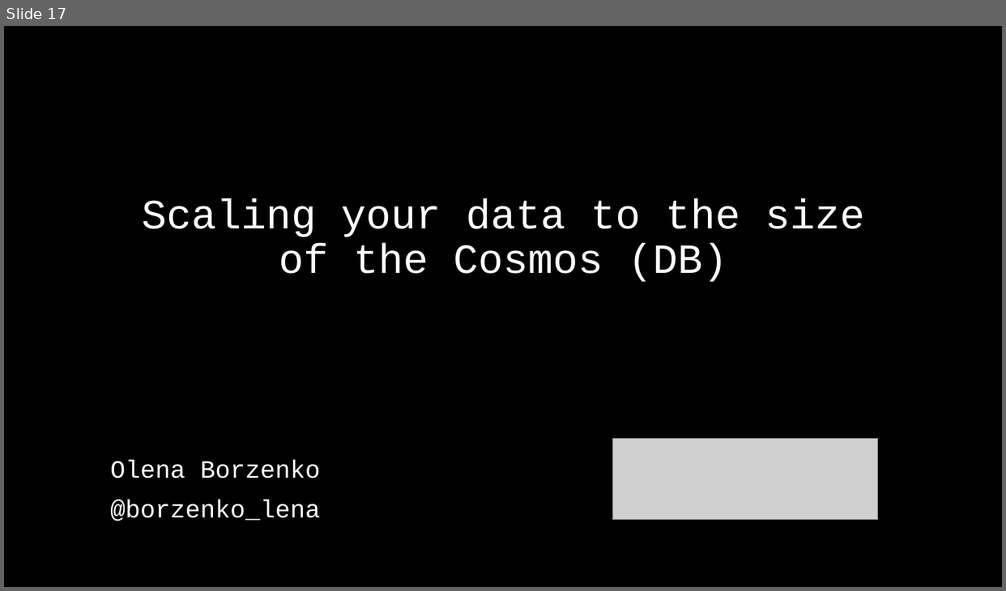
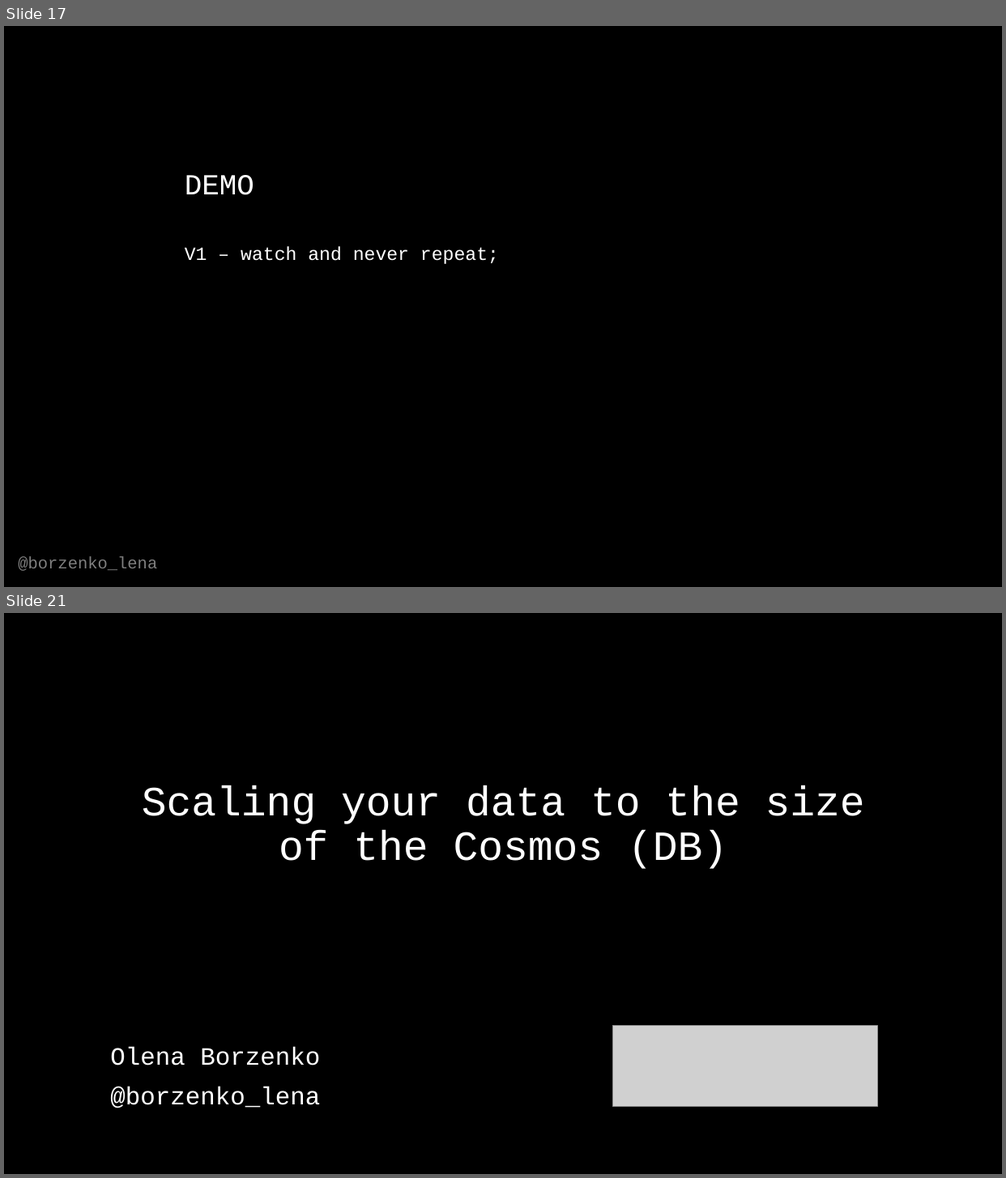
Before and after one commit to OlenaBorzenko/Presentations, a slide deck: ScalingYourDataToTheCosmos.pptx. Shown one above the other, each under a label of ours: slide 17 before the commit, slides 17 and 21 after it; the slides between them are not shown. The pictures are 1006x591 and 1006x1178 pixels, drawn with LibreOffice and Linux fonts; fonts in the diff are those of the drawing; grey boxes stand for pictures. Boxes give left, top, right and bottom in pixels: in the first picture for what was removed or moved away, otherwise in the second. Text is boxed around its words. In the diff, an @@ line names an element or a change of style, - is before the commit and + after.

```diff
--- a/ScalingYourDataToTheCosmos.pptx
+++ b/ScalingYourDataToTheCosmos.pptx
@@ slide 17 added at (4,26,1002,587), background #000000 @@
@@ text added at (185,175,254,195), 28 pt, text #FFFFFF @@
+DEMO
@@ text added at (185,247,499,264), 18 pt, text #FFFFFF @@
+V1 – watch and never repeat;
@@ text added at (18,557,157,571), 16 pt, text #FFFFFF at 50% opacity @@
+@borzenko_lena
@@ what was slide 17 is now slide 21 @@
```
Also in this commit, not shown: 9 slides changed, 9 other slides added, 6 slides removed.
